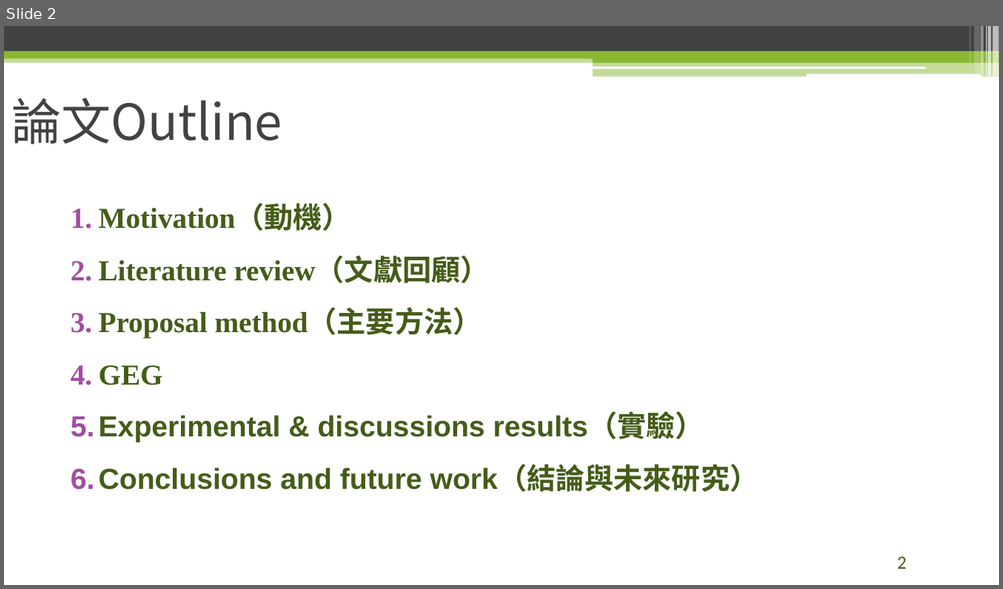
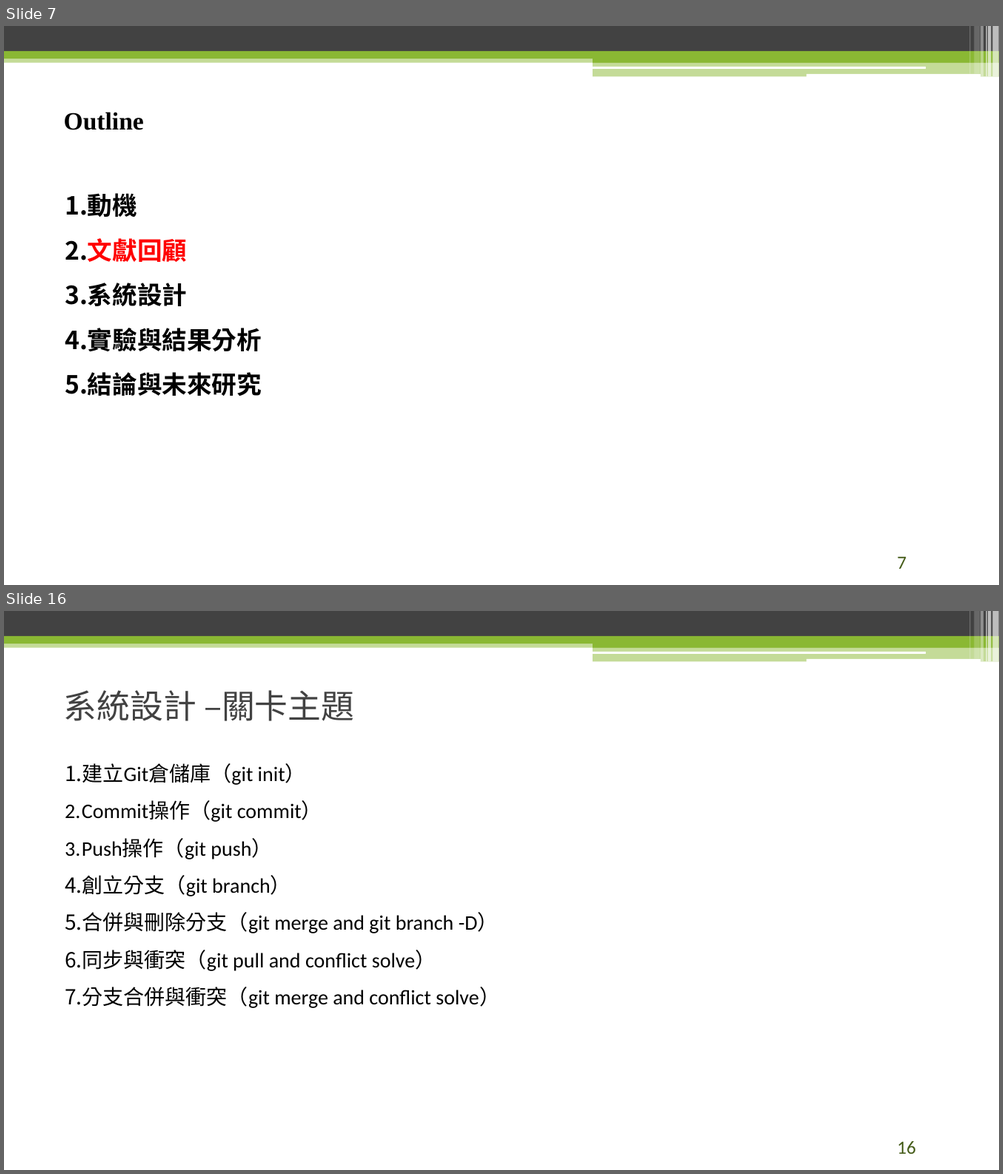
Before and after one commit to raknza/Master-Thesis, a slide deck: 論文口試.pptx. Shown one above the other, each under a label of ours: slide 2 before the commit, slides 7 and 16 after it; the slides between them are not shown. The pictures are 1003x589 and 1003x1174 pixels, drawn with LibreOffice and Linux fonts; fonts in the diff are those of the drawing; background and template pictures are left out. Boxes give left, top, right and bottom in pixels: in the first picture for what was removed or moved away, otherwise in the second. Text is boxed around its words. In the diff, an @@ line names an element or a change of style, - is before the commit and + after.

```diff
--- a/論文口試.pptx
+++ b/論文口試.pptx
@@ slide 16 added at (x1=4, y1=611, x2=999, y2=1170), background #FFFFFF; not listed: 13 template elements that a slide beside it also shows @@
@@ text added at (x1=64, y1=690, x2=354, y2=721), 32 pt, text #424242 @@
+系統設計 –關卡主題
@@ text added at (x1=65, y1=763, x2=500, y2=1008), 20 pt, text #000000 @@
+1. 建立Git倉儲庫（git init）
+2. Commit操作（git commit）
+3. Push操作（git push）
+4. 創立分支（git branch）
+5. 合併與刪除分支（git merge and git branch -D）
+6. 同步與衝突（git pull and conflict solve）
+7. 分支合併與衝突（git merge and conflict solve）
@@ page number added at (x1=896, y1=1142, x2=916, y2=1154), 18 pt, text #455C19 @@
+16
@@ what was slide 2 is now slide 7 @@
@@ slide 7 changed as well @@
@@ title at (x1=64, y1=112, x2=144, y2=130): text changed; size 48 to 24 pt; font Noto Sans CJK SC to Times New Roman; text colour #424242 to #000000; bold on @@
-論文Outline
+Outline
@@ text at (x1=65, y1=193, x2=262, y2=396): text changed; size 28 to 24 pt; font Arial to Calibri; text colour #455C19 to #000000 @@
-1. Motivation（動機）
-2. Literature review（文獻回顧）
-3. Proposal method（主要方法）
-4. GEG
-5. Experimental & discussions results（實驗）
-6. Conclusions and future work（結論與未來研究）
+1. 動機
+2. 文獻回顧
+3. 系統設計
+4. 實驗與結果分析
+5. 結論與未來研究
@@ page number at (x1=896, y1=557, x2=906, y2=569): text changed @@
-2
+7
```
Also in this commit, not shown: 1 other slide changed, 24 other slides added, 12 slides removed, 17 other files.
